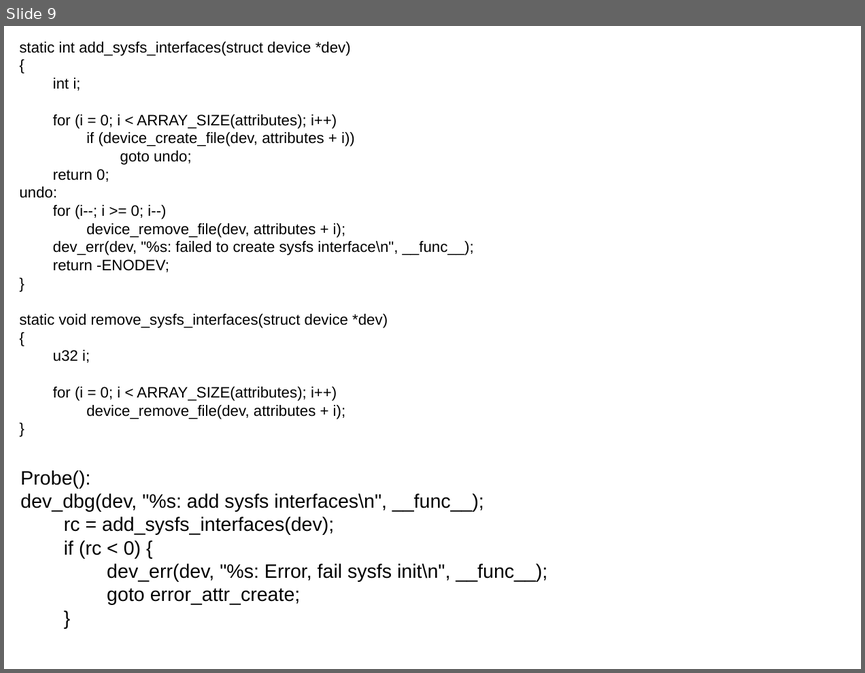
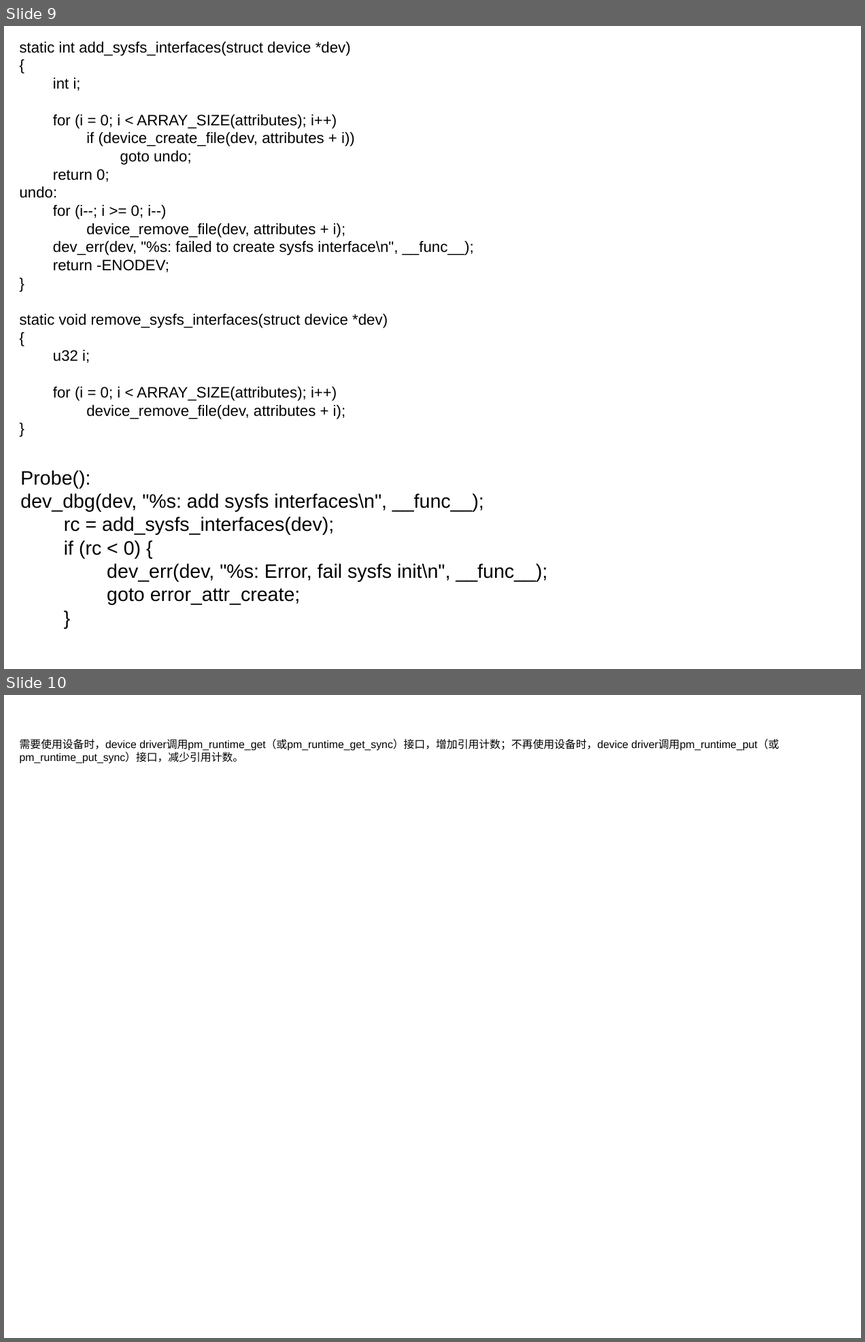
Before and after one commit to liyingfei142118/linux_drivers, a slide deck: 修改.odp. Shown one above the other, each under a label of ours: slide 9 before the commit, slides 9 and 10 after it. The pictures are 865x673 and 865x1342 pixels, drawn with LibreOffice and Linux fonts; fonts in the diff are those of the drawing. Boxes give left, top, right and bottom in pixels: in the first picture for what was removed or moved away, otherwise in the second. Text is boxed around its words. In the diff, an @@ line names an element or a change of style, - is before the commit and + after.

```diff
--- a/修改.odp
+++ b/修改.odp
@@ slide 10 added at (x1=4, y1=695, x2=861, y2=1338), background #FFFFFF @@
@@ text added at (x1=20, y1=739, x2=779, y2=764), 10 pt, text #000000 @@
+需要使用设备时，device driver调用pm_runtime_get（或pm_runtime_get_sync）接口，增加引用计数；不再使用设备时，device driver调用pm_runtime_put（或pm_runtime_put_sync）接口，减少引用计数。
```
Also in this commit, not shown: 4 other files.
